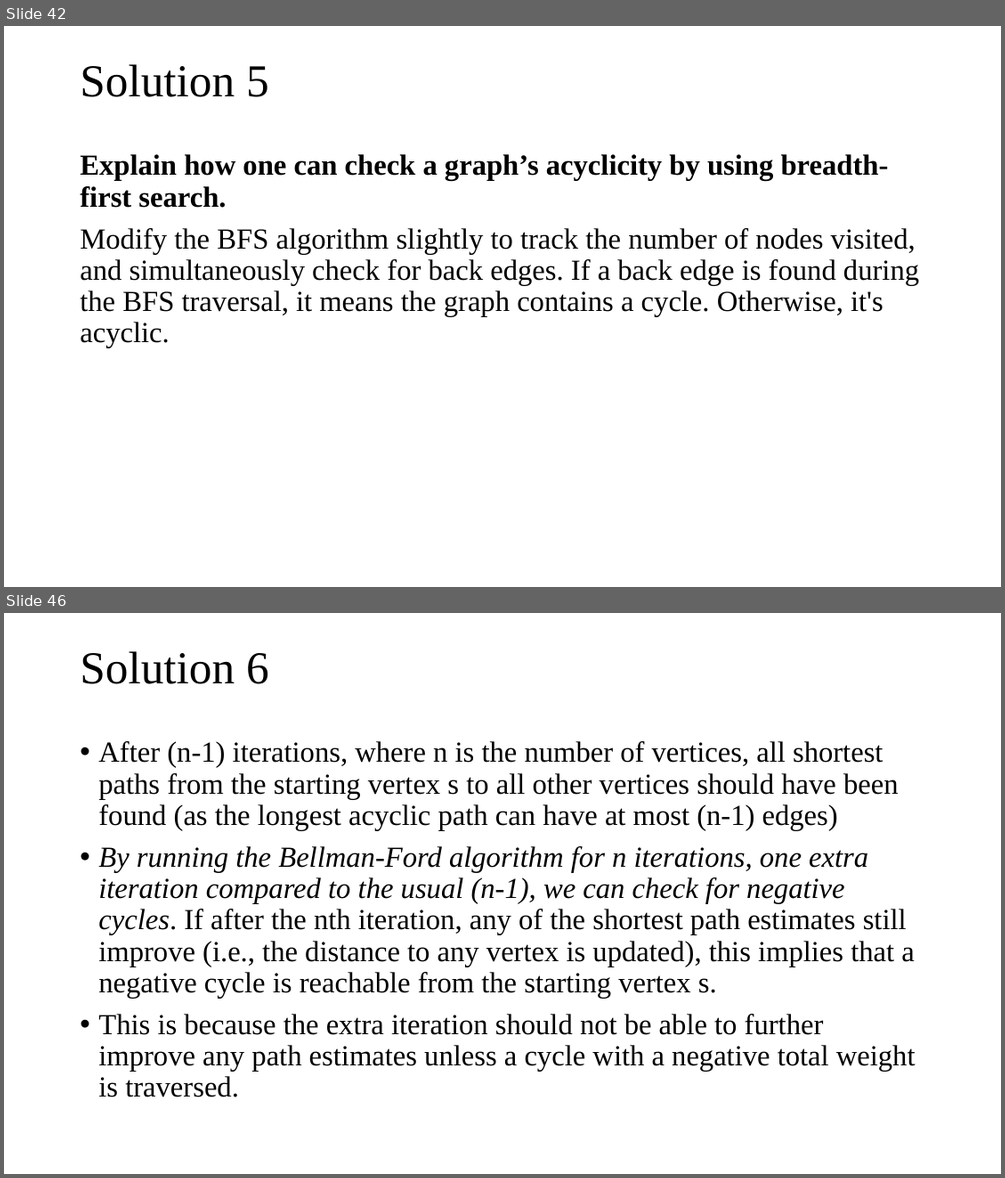
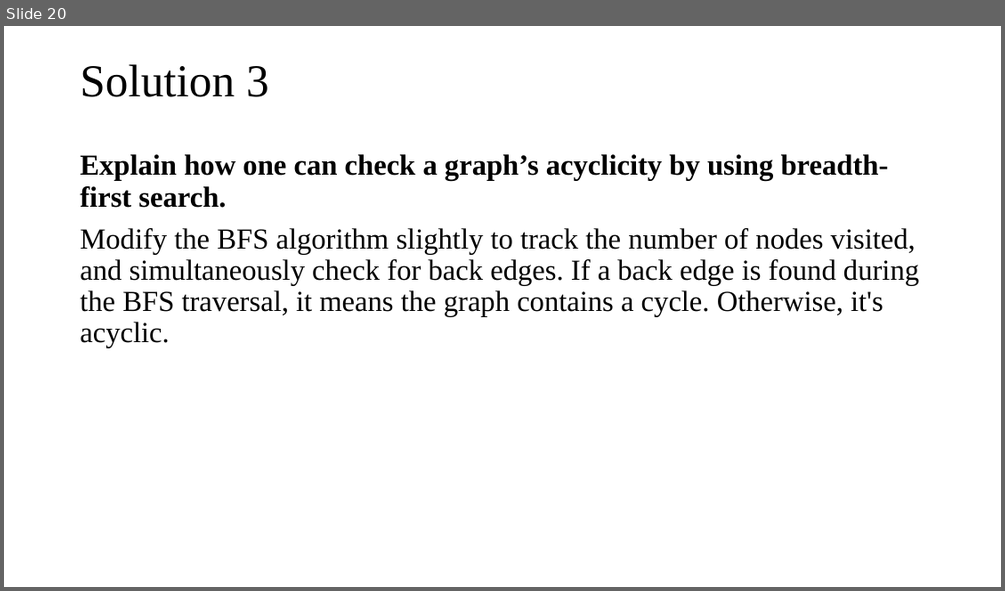
Before and after one commit to tamlhp/2801ict, a slide deck: week-9&10/problem-set/2801ict-week9&10.pptx. Shown one above the other, each under a label of ours: slides 42 and 46 before the commit, slide 20 after it; the slides between them are not shown. The pictures are 1005x1178 and 1005x591 pixels, drawn with LibreOffice and Linux fonts; fonts in the diff are those of the drawing. Boxes give left, top, right and bottom in pixels: in the first picture for what was removed or moved away, otherwise in the second. Text is boxed around its words. In the diff, an @@ line names an element or a change of style, - is before the commit and + after.

```diff
--- a/week-9&10/problem-set/2801ict-week9&10.pptx
+++ b/week-9&10/problem-set/2801ict-week9&10.pptx
@@ slide 46 removed at (4, 613, 1001, 1174), background #FFFFFF @@
@@ title removed at (80, 651, 269, 684) @@
-Solution 6
@@ text removed at (98, 741, 915, 1097) @@
-• After (n-1) iterations, where n is the number of vertices, all shortest paths from the starting vertex s to all other vertices should have been found (as the longest acyclic path can have at most (n-1) edges)
-• By running the Bellman-Ford algorithm for n iterations, one extra iteration compared to the usual (n-1), we can check for negative cycles. If after the nth iteration, any of the shortest path estimates still improve (i.e., the distance to any vertex is updated), this implies that a negative cycle is reachable from the starting vertex s.
-• This is because the extra iteration should not be able to further improve any path estimates unless a cycle with a negative total weight is traversed.
@@ what was slide 42 is now slide 20 @@
@@ slide 20 changed as well @@
@@ title at (80, 64, 269, 97): text changed @@
-Solution 5
+Solution 3
```
Also in this commit, not shown: 23 other slides changed, 25 other slides removed.
